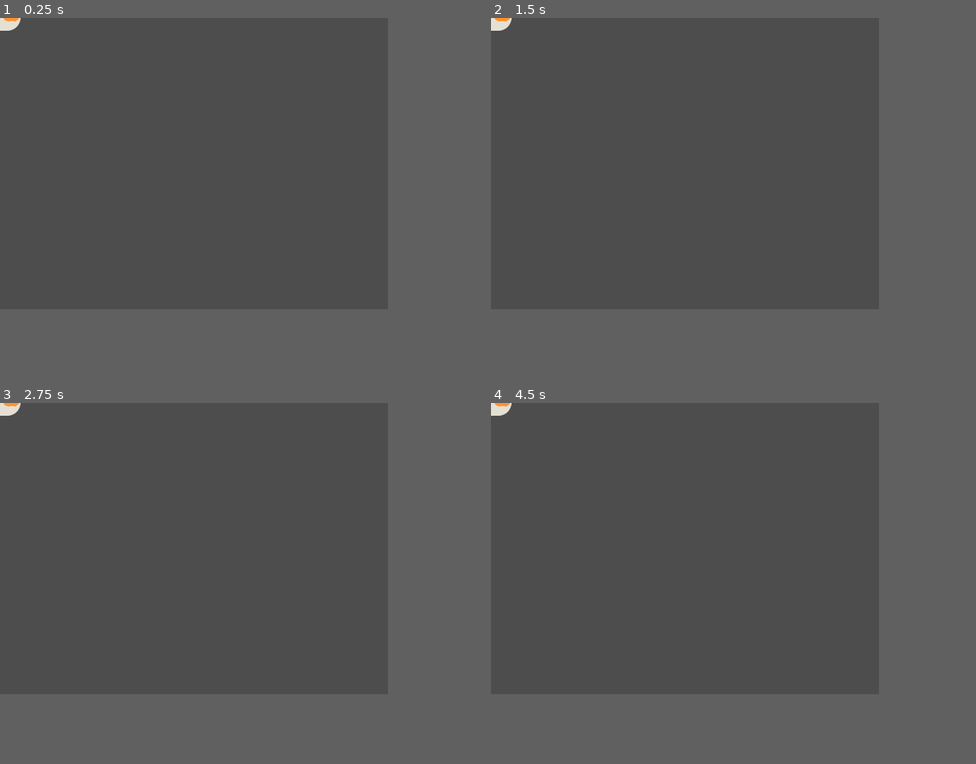
Above: before the commit, frames 1-4 (two rows, left to right).
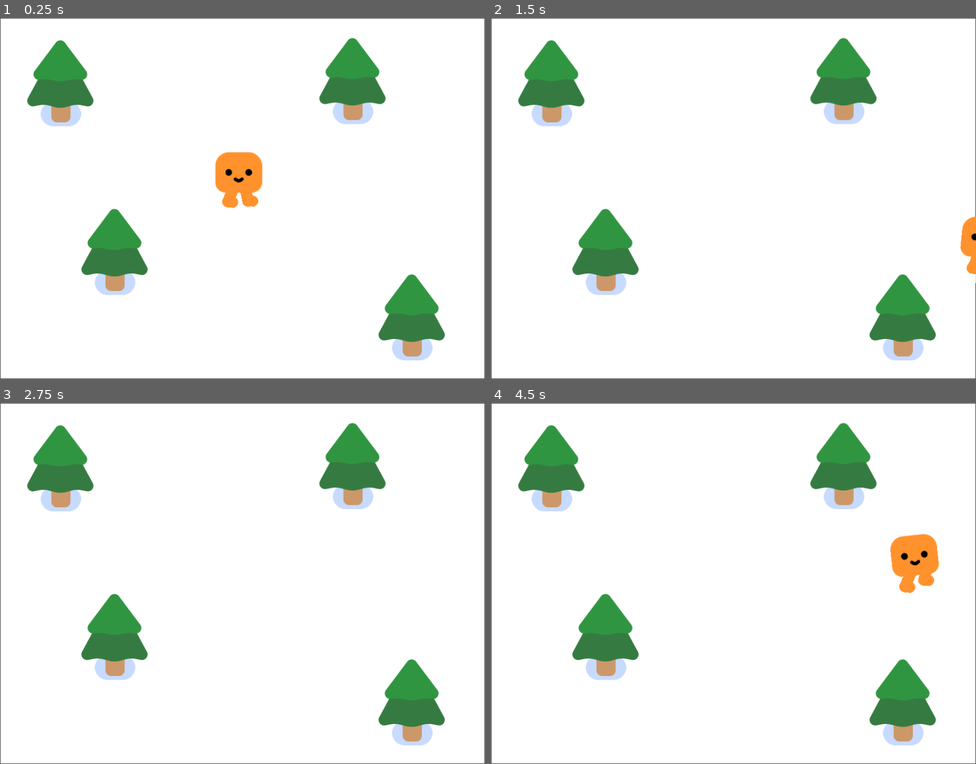
Above: after the commit, the same moments.

Repository: lenooshiro/squaresurvivors
Game: Godot game, scene res://survivors_game.tscn
Two runs of this game, one before a commit and one after it. Both use one fixed random seed, a clock stepped at 60 frames per second and the inputs below. Before the commit the project starts from res://characters/happy_boo/happy_boo.tscn.
Inputs:
- Up to frame 1 (0.25 s): no input
- Up to frame 2 (1.5 s): hold D (move_right) 0.53-1.28 s; hold S (move_down) from 1.28 s (still down)
- Up to frame 3 (2.75 s): release S (move_down) at 2.03 s; hold D (move_right) from 2.03 s (still down)
- Up to frame 4 (4.5 s): tap Enter at 2.75, 4.25 s; release D (move_right) at 2.78 s; hold W (move_up) 2.78-3.53 s; tap Space at 3.5 s; hold A (move_left) from 3.53 s (still down)
In our replay, the window is 640x480 before the commit and 800x595 after it. These sizes can differ from the game's own. Grey fills any space a smaller window leaves; there, only what the larger window draws over its background counts as a difference.

The runs differ from the first frame. In frame 1, 67% of the frame differs, in the area x 0-100%, y 0-100%; in frame 2, 67%; in frame 3, 67%; in frame 4, 68%.

Commit message:
Adding trees and collision

Diff:
--- /dev/null
+++ b/pine_tree.tscn
@@ -0,0 +1,22 @@
+[gd_scene load_steps=4 format=3 uid="uid://b44eqk7ud1uwd"]
+
+[ext_resource type="Texture2D" uid="uid://b7rhtttevhxtj" path="res://characters/ground_shadow.png" id="1_usc5w"]
+[ext_resource type="Texture2D" uid="uid://caqfk2xng5v5u" path="res://trees/pine_tree.png" id="2_ff3rl"]
+
+[sub_resource type="CircleShape2D" id="CircleShape2D_ikdqj"]
+radius = 16.0
+
+[node name="PineTree" type="StaticBody2D"]
+
+[node name="GroundShadow" type="Sprite2D" parent="."]
+modulate = Color(0.780748, 0.854324, 1, 1)
+position = Vector2(0, 1)
+scale = Vector2(0.846154, 0.846154)
+texture = ExtResource("1_usc5w")
+
+[node name="PineTree" type="Sprite2D" parent="."]
+position = Vector2(-1, -60)
+texture = ExtResource("2_ff3rl")
+
+[node name="CollisionShape2D" type="CollisionShape2D" parent="."]
+shape = SubResource("CircleShape2D_ikdqj")
--- a/player.gd
+++ b/player.gd
@@ -5,4 +5,7 @@
 	velocity = direction * 600
 	move_and_slide()
 
-	get_node("HappyBoo").play_walk_animation()
+	if velocity.length() > 0:
+		get_node("HappyBoo").play_walk_animation()
+	else:
+		get_node("HappyBoo").play_idle_animation()
--- a/player.tscn
+++ b/player.tscn
@@ -6,7 +6,7 @@
 [sub_resource type="CircleShape2D" id="CircleShape2D_onrkg"]
 radius = 34.41
 
-[node name="CharacterBody2D" type="CharacterBody2D"]
+[node name="Player" type="CharacterBody2D"]
 script = ExtResource("1_onrkg")
 
 [node name="HappyBoo" parent="." instance=ExtResource("1_4flbx")]
--- a/project.godot
+++ b/project.godot
@@ -75,14 +75,14 @@
 [application]
 
 config/name="Your First 2D Game With Godot 4: START (GDQuest)"
-run/main_scene="uid://pbmyh1qru7p"
+run/main_scene="uid://qtbd186gjd1j"
 config/features=PackedStringArray("4.4", "Forward Plus")
 config/icon="res://icon.png"
 
 [display]
 
-window/size/viewport_width=640
-window/size/viewport_height=480
+window/size/viewport_width=860
+window/size/viewport_height=640
 window/stretch/mode="viewport"
 
 [dotnet]
--- /dev/null
+++ b/survivors_game.tscn
@@ -0,0 +1,28 @@
+[gd_scene load_steps=3 format=3 uid="uid://qtbd186gjd1j"]
+
+[ext_resource type="PackedScene" uid="uid://l8cqevnt6ttm" path="res://player.tscn" id="1_3cish"]
+[ext_resource type="PackedScene" uid="uid://b44eqk7ud1uwd" path="res://pine_tree.tscn" id="2_y3pti"]
+
+[node name="Game" type="Node2D"]
+y_sort_enabled = true
+
+[node name="ColorRect" type="ColorRect" parent="."]
+offset_left = 1.0
+offset_top = 1.0
+offset_right = 859.0
+offset_bottom = 639.0
+
+[node name="Player" parent="." instance=ExtResource("1_3cish")]
+position = Vector2(425, 329)
+
+[node name="PineTree" parent="." instance=ExtResource("2_y3pti")]
+position = Vector2(108, 169)
+
+[node name="PineTree2" parent="." instance=ExtResource("2_y3pti")]
+position = Vector2(204, 468)
+
+[node name="PineTree3" parent="." instance=ExtResource("2_y3pti")]
+position = Vector2(626, 165)
+
+[node name="PineTree4" parent="." instance=ExtResource("2_y3pti")]
+position = Vector2(731, 584)
